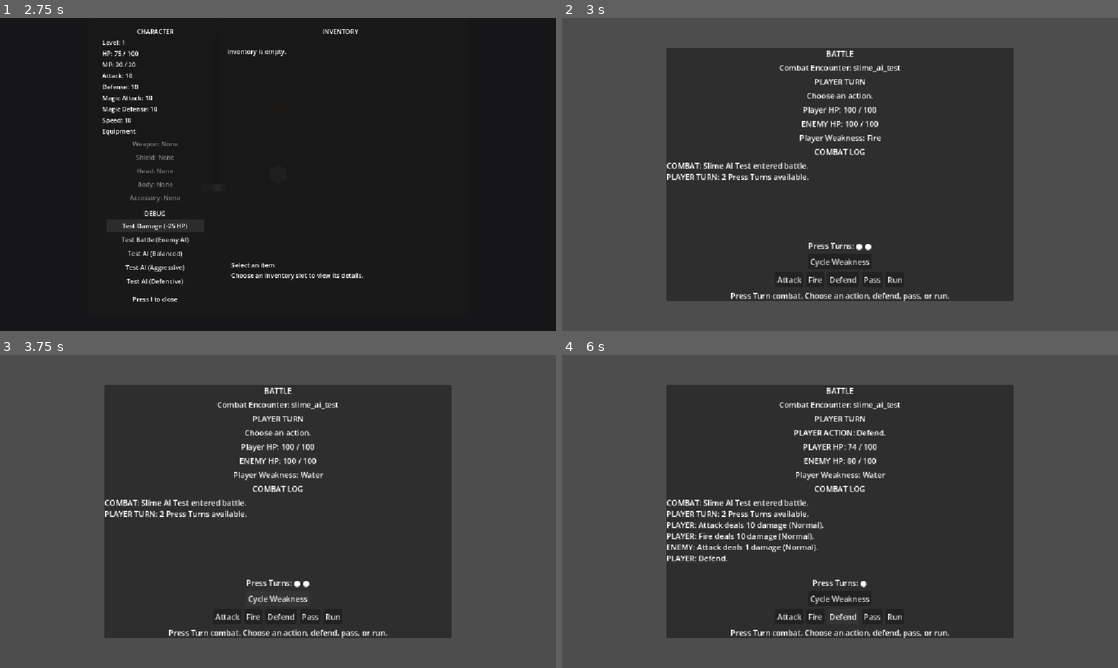
Above: before the commit, frames 1-4 (two rows, left to right).
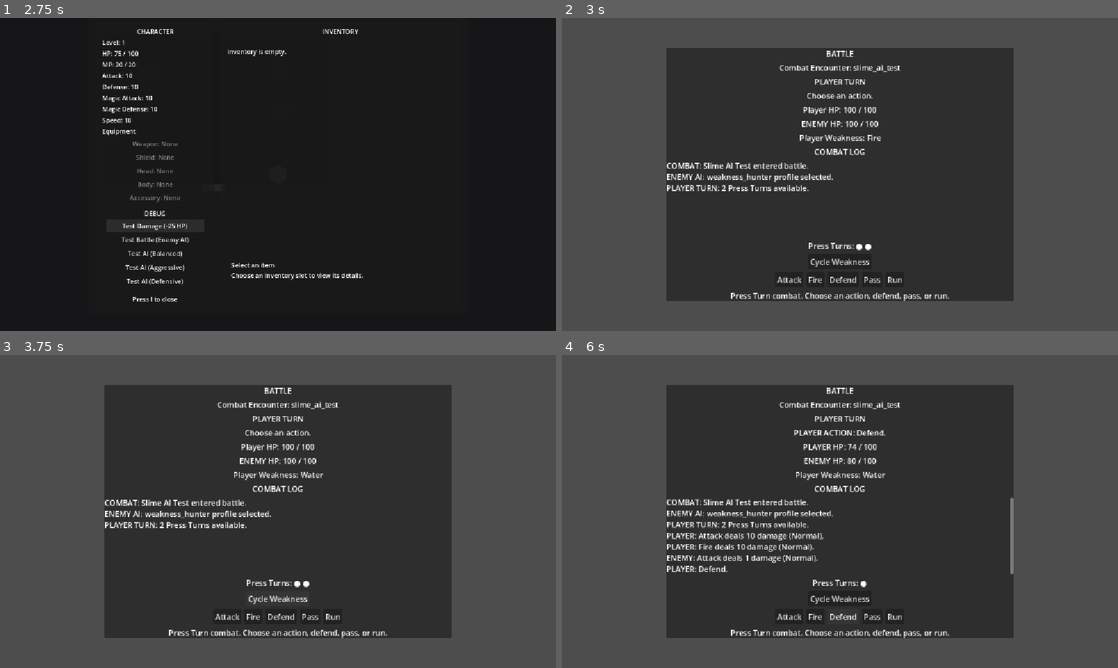
Above: after the commit, the same moments.

Repository: salexume94-pixel/Scripts
Game: Godot game, scene res://scenes/World.tscn
Same seed, same stepped clock (60 frames per second), same inputs: the game is played once before the commit and once after it.
Inputs:
- Up to frame 1 (2.75 s): tap Enter at 0.5 s; hold Right (ui_right) 0.53-1.28 s; tap E at 0.6 s; hold Down (ui_down) 1.28-2 s; tap I at 1.35 s; click "Test Damage (-25 HP)" at 2 s
- Up to frame 2 (3 s): click "Test Battle (Enemy AI)" at 2.75 s
- Up to frame 3 (3.75 s): click "Cycle Weakness" at 3.5 s
- Up to frame 4 (6 s): click "Attack" at 4.25 s; click "Fire" at 5 s; click "Defend" at 5.75 s

Frame 1 is identical in both runs. In frame 2, 0.7% of the frame differs, in the area x 18-49%, y 49-56%; in frame 3, 0.7%; in frame 4, 2.3%, in the area x 18-82%, y 45-70%.

Commit message:
Preserve and expose selected Enemy AI profile

Diff:
--- a/systems/combat_manager.gd
+++ b/systems/combat_manager.gd
@@ -99,6 +99,10 @@
 func get_last_enemy_action_name() -> String:
 	return active_combat.last_enemy_action_name if is_in_combat() else ""
 
+func get_enemy_behavior_profile_name() -> String:
+	# Expose the selected encounter profile to Battle without exposing CombatState.
+	return active_combat.enemy_behavior_profile.profile_id if is_in_combat() and active_combat.enemy_behavior_profile != null else "unknown"
+
 func get_last_player_damage_type() -> int:
 	# Expose the resolved Player damage type so Battle can present the action
 	# without reaching into CombatState directly.
@@ -190,13 +194,13 @@
 	if selected_behavior == null:
 		selected_behavior = ENCOUNTER_BEHAVIOR_PROFILES[randi() % ENCOUNTER_BEHAVIOR_PROFILES.size()]
 	combat_state.enemy_behavior_profile = selected_behavior
-	_append_combat_log("ENEMY AI: %s profile selected." % selected_behavior.profile_id)
 
 	var first_action: Resource = enemy_data.actions[0]
 	combat_state.enemy_attack = first_action.power
 	active_combat = combat_state
 	combat_log.clear()
 	_append_combat_log("COMBAT: %s entered battle." % enemy_data.display_name)
+	_append_combat_log("ENEMY AI: %s profile selected." % selected_behavior.profile_id)
 	_append_combat_log("PLAYER TURN: 2 Press Turns available.")
 	SceneManager.change_scene(BATTLE_SCENE, Vector2.ZERO)
 	return true
